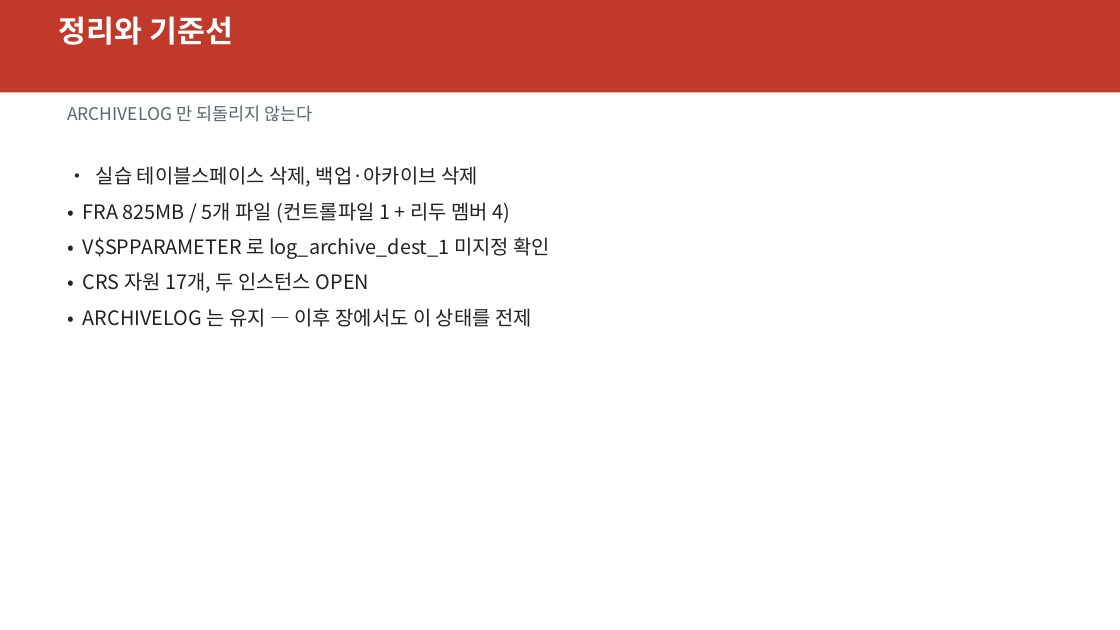
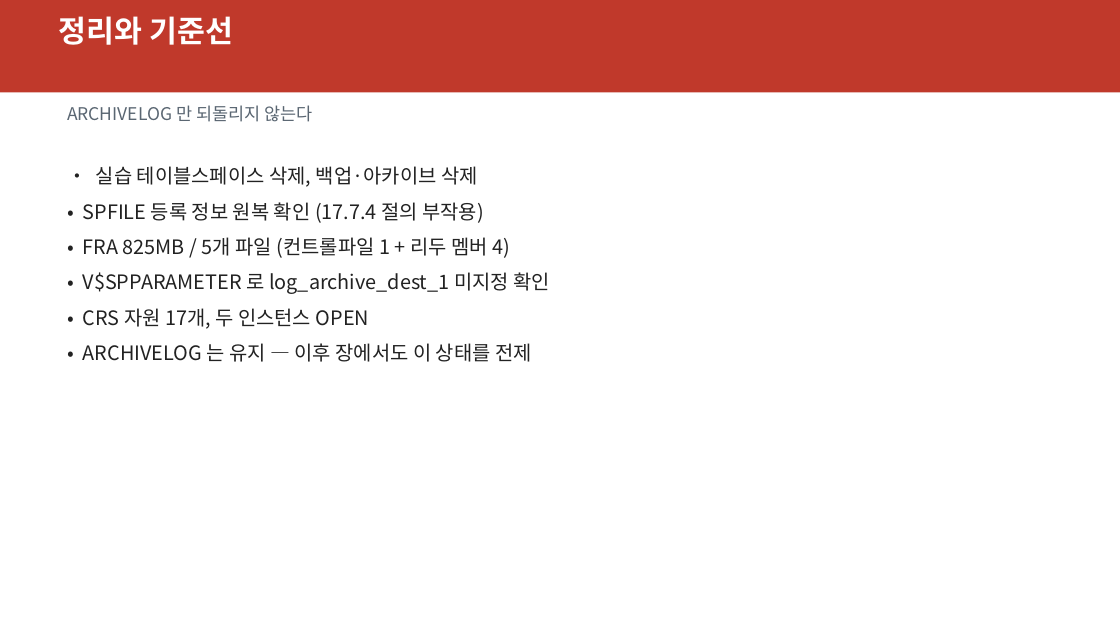
Before and after one commit to elpisk/OracleManual, a slide deck: slide 43 of RAC/17장/17장_RAC백업과복구.pptx (slide 41 before the commit). Drawn at 1120x630 pixels with LibreOffice and Linux fonts; fonts in the diff are those of the drawing. Boxes give left, top, right and bottom in pixels: in the first picture for what was removed or moved away, otherwise in the second. Text is boxed around its words. In the diff, an @@ line names an element or a change of style, - is before the commit and + after.

```diff
--- a/RAC/17장/17장_RAC백업과복구.pptx
+++ b/RAC/17장/17장_RAC백업과복구.pptx
@@ text at (83, 202, 484, 223): paragraph added @@
+• SPFILE 등록 정보 원복 확인 (17.7.4 절의 부작용)
```
Also in this commit, not shown: 1 other slide changed, 2 slides added, 4 other files.
